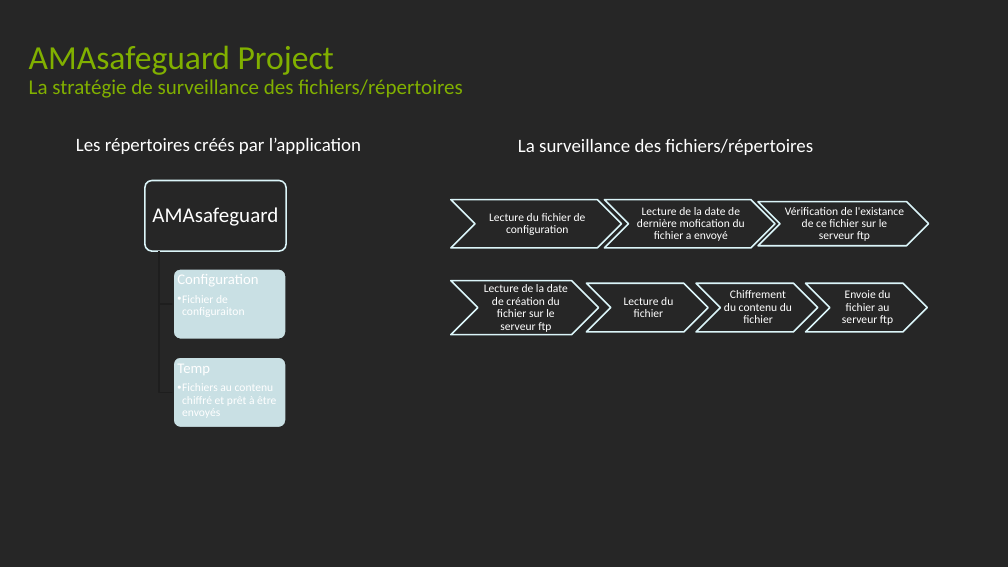
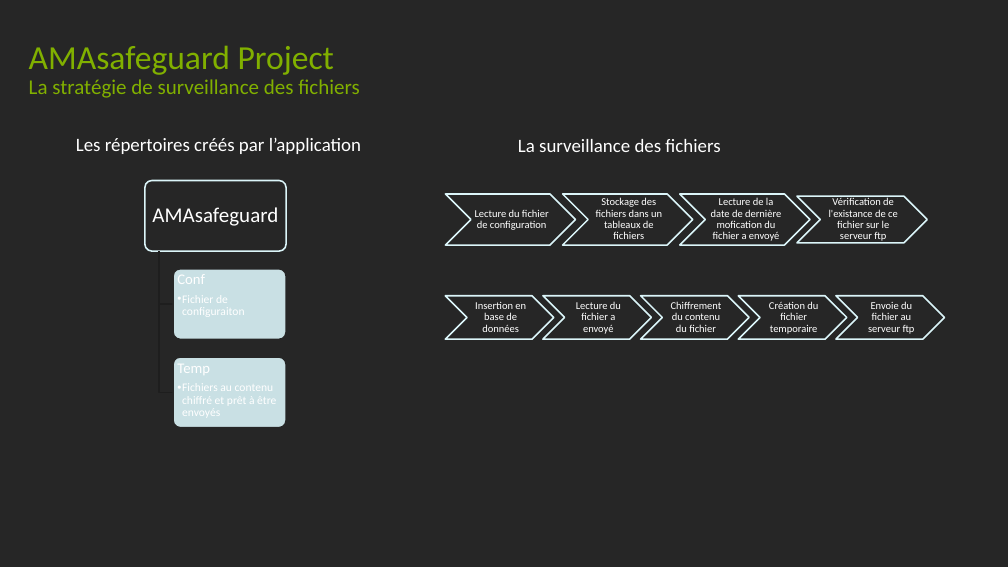
Before and after one commit to antoinetrouve/AMASafeguard, a slide deck: slide 6 of Documentation/Cahier technique/AMAsafeguard.pptx. Drawn at 1008x567 pixels with LibreOffice and Linux fonts; fonts in the diff are those of the drawing. Boxes give left, top, right and bottom in pixels: in the first picture for what was removed or moved away, otherwise in the second. Text is boxed around its words. In the diff, an @@ line names an element or a change of style, - is before the commit and + after.

```diff
--- a/Documentation/Cahier technique/AMAsafeguard.pptx
+++ b/Documentation/Cahier technique/AMAsafeguard.pptx
@@ title at [29,45,360,98]: text changed @@
-AMAsafeguard Project
-La stratégie de surveillance des fichiers/répertoires
+AMAsafeguard Project
+La stratégie de surveillance des fichiers
@@ text at [518,139,720,152]: text changed @@
-La surveillance des fichiers/répertoires
+La surveillance des fichiers
@@ chevron: place and size @@
-chevron at [451,200,622,248]
+chevron at [445,194,575,246]
@@ chevron added at [563,194,693,246], fill #262626, outline #DBF5F9 1.5 pt @@
@@ text added at [596,197,662,239], 10 pt, text #FFFFFF @@
+Stockage des fichiers dans un tableaux de fichiers
@@ chevron: place and size @@
-chevron at [605,200,776,248]
+chevron at [680,194,810,246]
@@ size 11 to 10 pt in 5 elements at [868,301,915,334], [829,197,898,243], [475,210,549,230], [671,301,722,332], [711,198,781,241] @@
@@ text "Lecture de la date de ...": place and size @@
-text "Lecture de la date de ..." at [637,207,745,241]
+text "Lecture de la date de ..." at [711,198,781,241]
@@ chevron: place and size @@
-chevron at [758,202,929,246]
+chevron at [797,197,927,243]
@@ text "Vérification de l'existance de ce ...": place and size @@
-text "Vérification de l'existance de ce ..." at [785,207,904,241]
+text "Vérification de l'existance de ce ..." at [829,197,898,243]
@@ text at [177,274,205,284]: text changed @@
-Configuration
+Conf
@@ chevron: place and size @@
-chevron at [451,281,599,335]
+chevron at [445,296,554,339]
@@ text removed at [484,284,568,332] @@
-Lecture de la date de création du fichier sur le serveur ftp
@@ chevron added at [543,296,652,339], fill #262626, outline #DBF5F9 1.5 pt @@
@@ chevron: place and size @@
-chevron at [587,284,709,332]
+chevron at [640,296,749,339]
@@ text "Chiffrement du contenu du fichier": place and size @@
-text "Chiffrement du contenu du fichier" at [724,290,792,323]
+text "Chiffrement du contenu du fichier" at [671,301,722,332]
@@ chevron: place and size @@
-chevron at [696,284,818,332]
+chevron at [739,296,848,339]
@@ chevron: place and size @@
-chevron at [806,284,928,332]
+chevron at [836,296,945,339]
@@ text "Envoie du fichier au serveur ...": place and size @@
-text "Envoie du fichier au serveur ..." at [842,290,893,325]
+text "Envoie du fichier au serveur ..." at [868,301,915,334]
@@ text added at [475,302,526,332], 10 pt, text #FFFFFF @@
+Insertion en base de données
@@ text at [576,302,621,334]: text changed; size 11 to 10 pt @@
-Lecture du fichier
+Lecture du fichier a envoyé
@@ text added at [769,301,818,334], 10 pt, text #FFFFFF @@
+Création du fichier temporaire
```
Also in this commit, not shown: 1 other slide changed, 9 other files.
